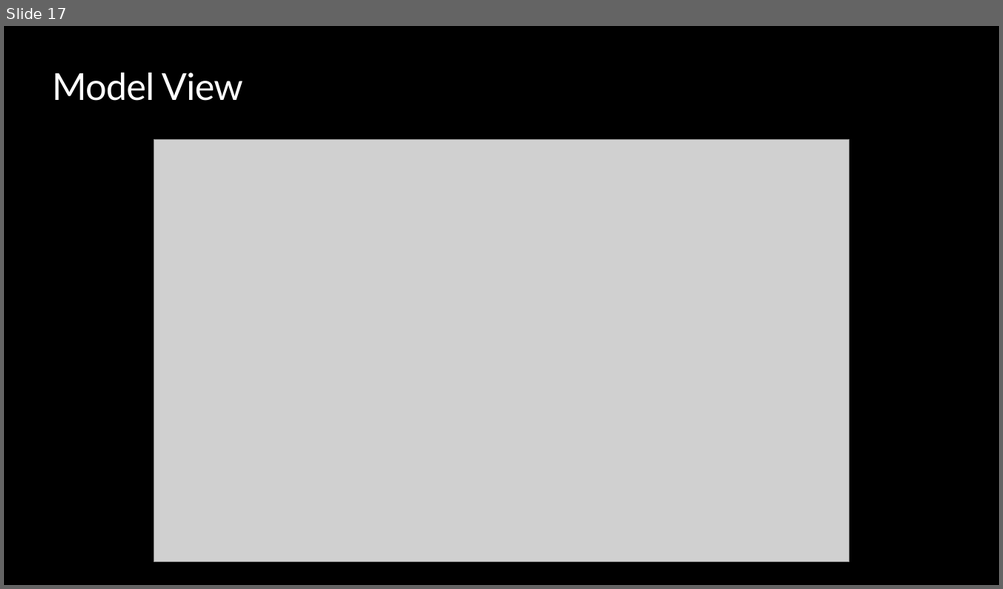
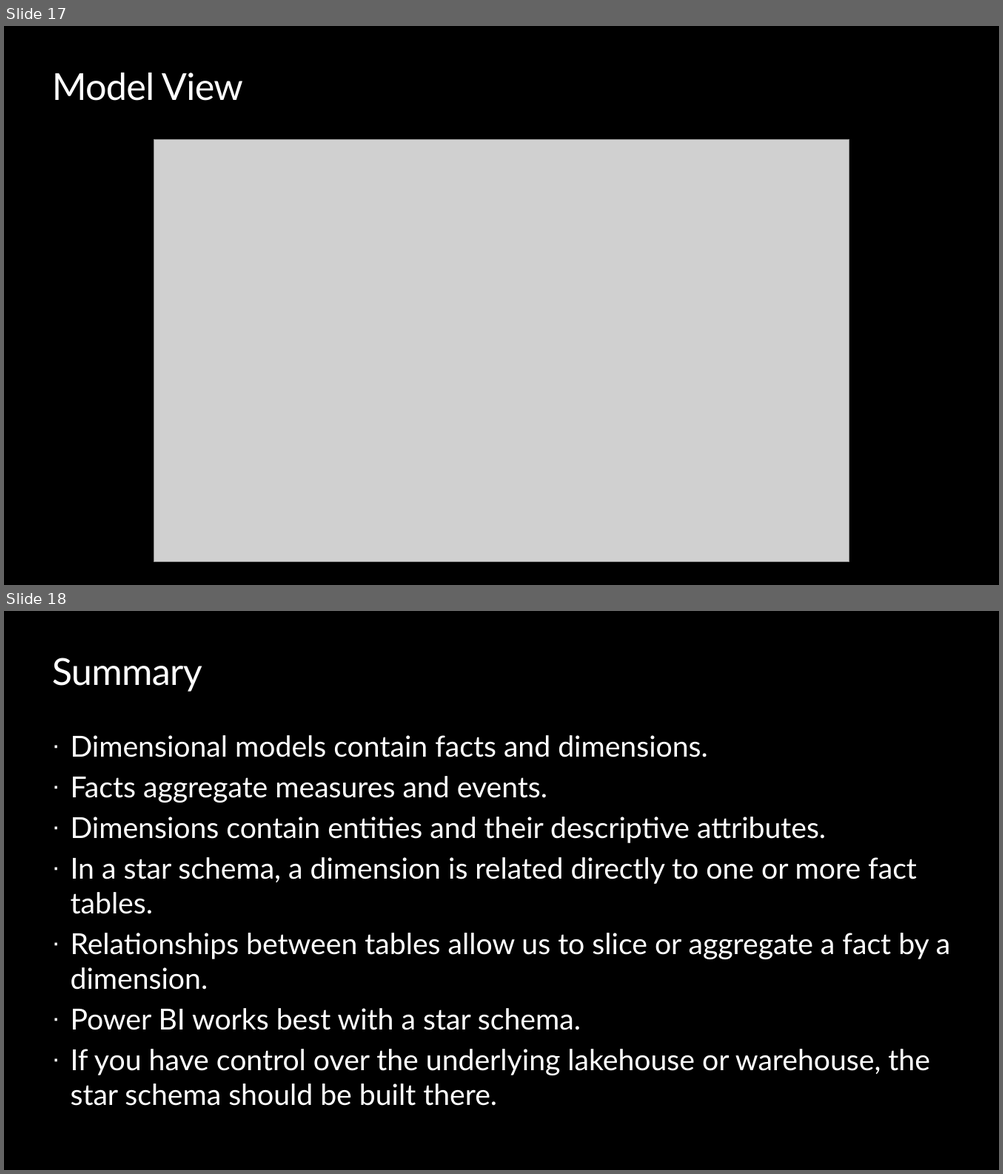
Before and after one commit to opsgility/fabric, a slide deck: slides/Dantoni-Opsgility-MSFabric-Module10.pptx. Shown one above the other, each under a label of ours: slide 17 before the commit, slides 17 and 18 after it. The pictures are 1003x589 and 1003x1174 pixels, drawn with LibreOffice and Linux fonts; fonts in the diff are those of the drawing; grey boxes stand for pictures; background and template pictures are left out. Boxes give left, top, right and bottom in pixels: in the first picture for what was removed or moved away, otherwise in the second. Text is boxed around its words. In the diff, an @@ line names an element or a change of style, - is before the commit and + after.

```diff
--- a/slides/Dantoni-Opsgility-MSFabric-Module10.pptx
+++ b/slides/Dantoni-Opsgility-MSFabric-Module10.pptx
@@ slide 18 added at (4, 611, 999, 1170), background #000000 @@
@@ title added at (52, 658, 202, 692), 36 pt, text #FFFFFF @@
+Summary
@@ text added at (71, 735, 950, 1106), 28 pt, text #FFFFFF @@
+· Dimensional models contain facts and dimensions.
+· Facts aggregate measures and events.
+· Dimensions contain entities and their descriptive attributes.
+· In a star schema, a dimension is related directly to one or more fact tables.
+· Relationships between tables allow us to slice or aggregate a fact by a dimension.
+· Power BI works best with a star schema.
+· If you have control over the underlying lakehouse or warehouse, the star schema should be built there.
```
Also in this commit, not shown: 1 slide changed, 8 other files.
